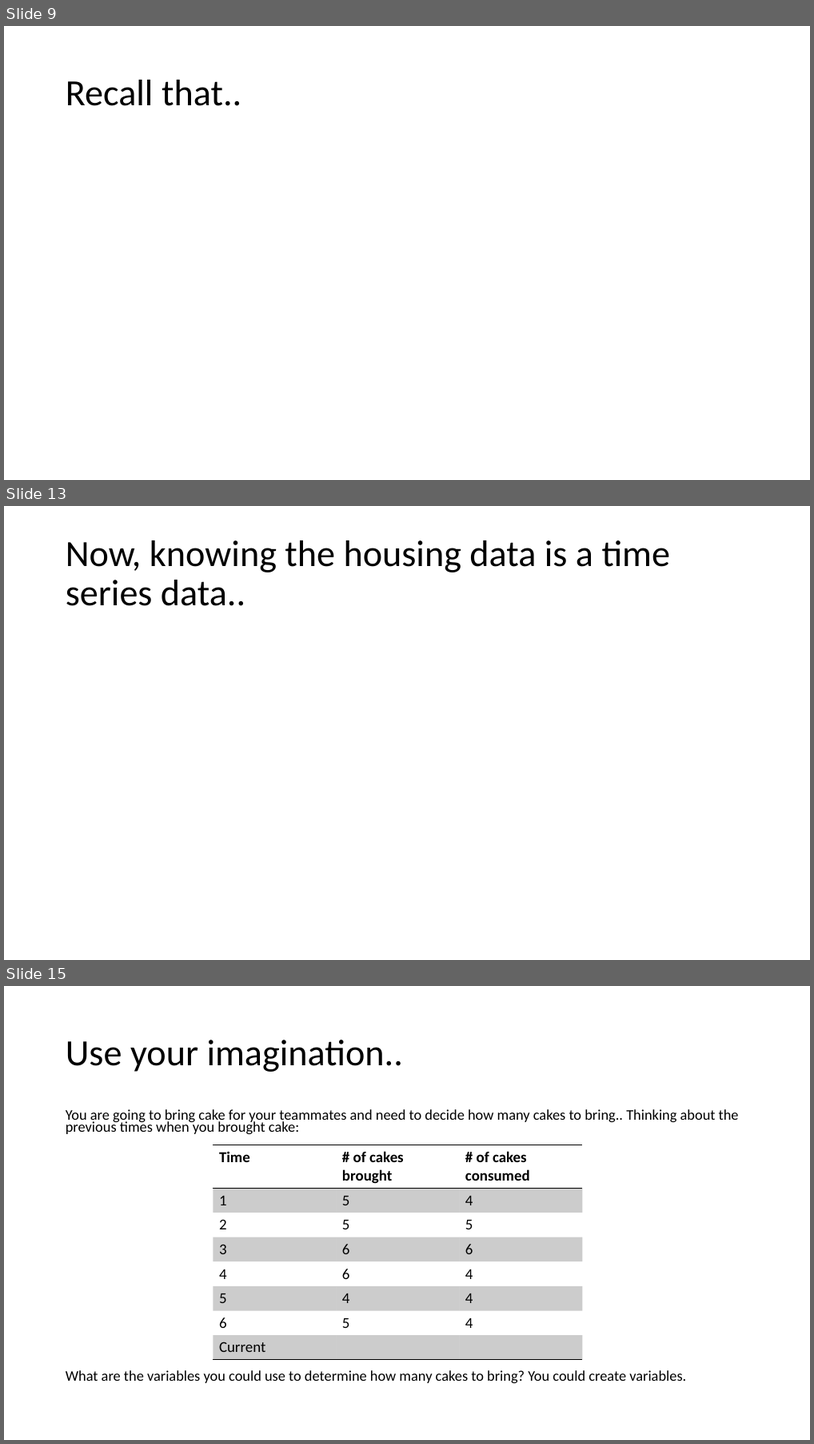
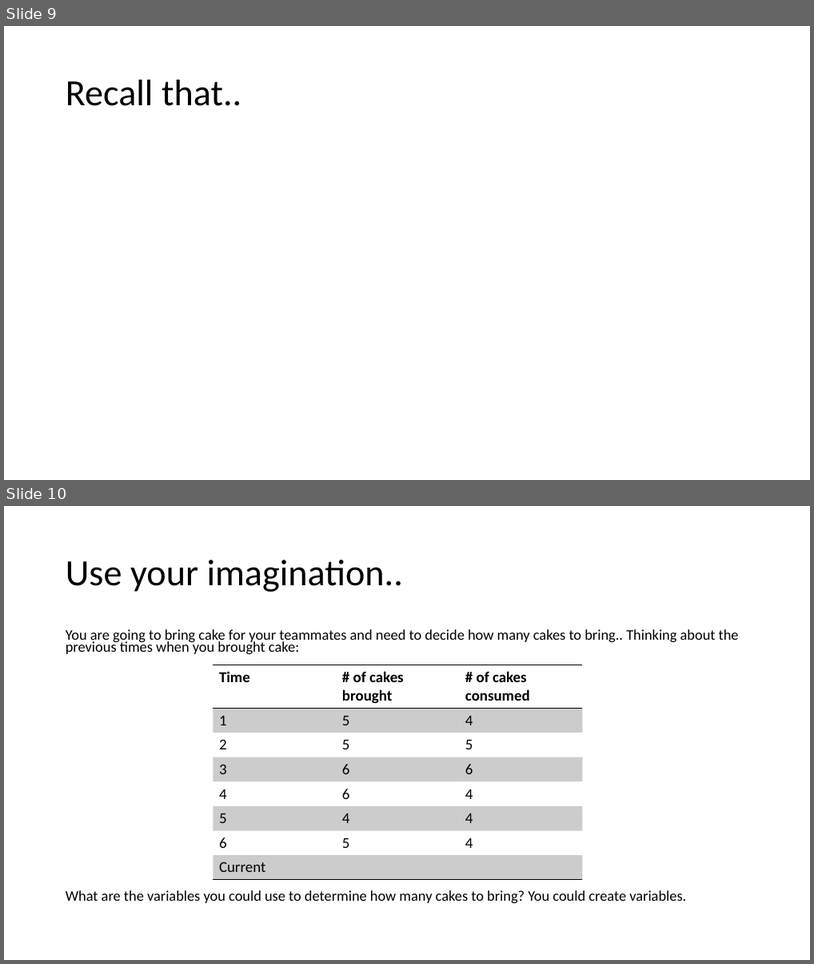
Before and after one commit to KennedyOdongo/QMBE-3730-Kennedy-Odongo, a slide deck: Time series_intro.pptx. Shown one above the other, each under a label of ours: slides 9, 13 and 15 before the commit, slides 9 and 10 after it; the slides between them are not shown. The pictures are 814x1444 and 814x964 pixels, drawn with LibreOffice and Linux fonts; fonts in the diff are those of the drawing; grey boxes stand for pictures. Boxes give left, top, right and bottom in pixels: in the first picture for what was removed or moved away, otherwise in the second. Text is boxed around its words. In the diff, an @@ line names an element or a change of style, - is before the commit and + after.

```diff
--- a/Time series_intro.pptx
+++ b/Time series_intro.pptx
@@ slide 13 removed at (4, 506, 810, 960), background #FFFFFF @@
@@ title removed at (66, 540, 671, 606) @@
-Now, knowing the housing data is a time series data..
@@ what was slide 15 is now slide 10 @@
```
Also in this commit, not shown: 1 slide changed, 4 other slides removed, 1 other file.
